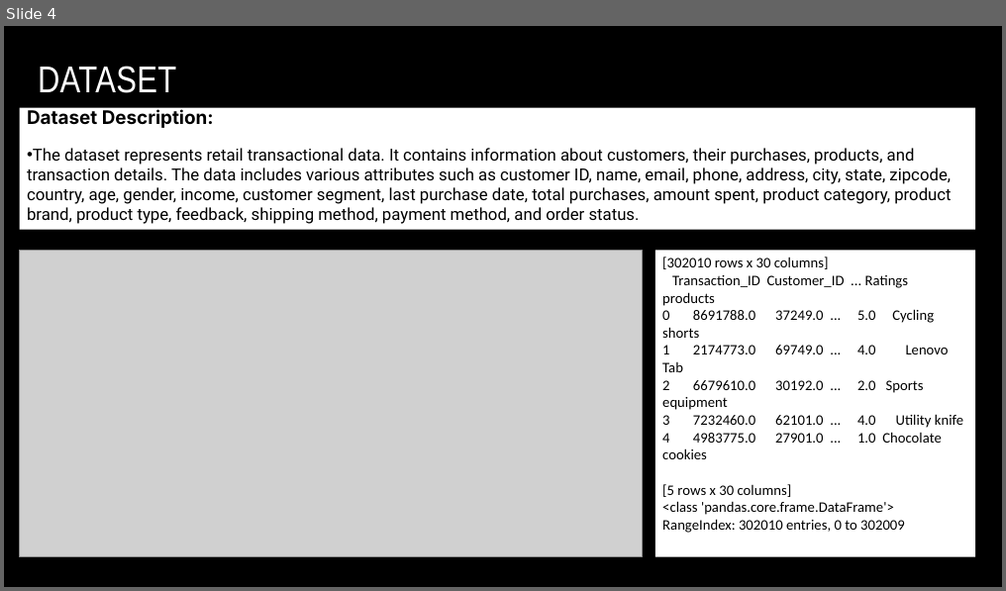
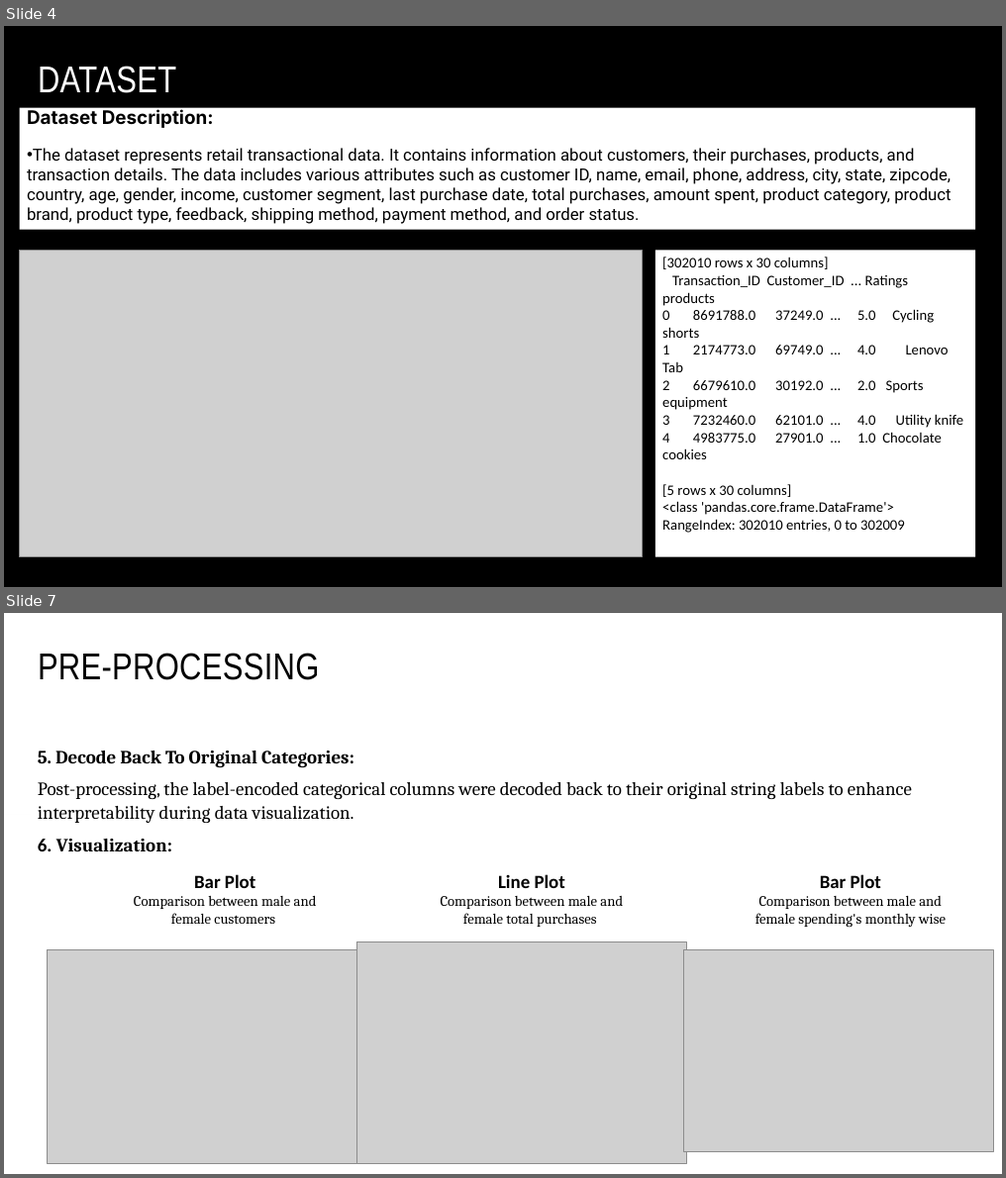
Before and after one commit to Becky139/Retail-Customer-Behavior-Analysis-using-Machine-Learning-Tableau, a slide deck: Team B Presentation.pptx. Shown one above the other, each under a label of ours: slide 4 before the commit, slides 4 and 7 after it; the slides between them are not shown. The pictures are 1006x591 and 1006x1178 pixels, drawn with LibreOffice and Linux fonts; fonts in the diff are those of the drawing; grey boxes stand for pictures; background and template pictures are left out. Boxes give left, top, right and bottom in pixels: in the first picture for what was removed or moved away, otherwise in the second. Text is boxed around its words. In the diff, an @@ line names an element or a change of style, - is before the commit and + after.

```diff
--- a/Team B Presentation.pptx
+++ b/Team B Presentation.pptx
@@ slide 7 added at <box>4,613,1002,1174</box>, background picture (left out) @@
@@ rectangle added at <box>4,613,1002,814</box>, fill gradient #FFFFFF @@
@@ title added at <box>38,653,319,680</box>, 36 pt, text #000000 @@
+PRE-PROCESSING
@@ text added at <box>38,751,912,852</box>, 18 pt, text #000000 @@
+5. Decode Back To Original Categories:
+Post-processing, the label-encoded categorical columns were decoded back to their original string labels to enhance interpretability during data visualization.
+6. Visualization:
@@ text added at <box>134,874,317,924</box>, 14 pt, text #000000 @@
+Bar Plot
+Comparison between male and female customers
@@ text added at <box>441,874,623,927</box>, 14 pt, text #000000 @@
+Line Plot
+Comparison between male and female total purchases
@@ text added at <box>755,874,945,928</box>, 14 pt, text #000000 @@
+Bar Plot
+Comparison between male and female spending's monthly wise
@@ picture added at <box>48,951,356,1164</box> @@
@@ picture added at <box>356,943,686,1164</box> @@
@@ picture added at <box>684,951,994,1153</box> @@
```
Also in this commit, not shown: 1 slide changed, 2 other slides added.
